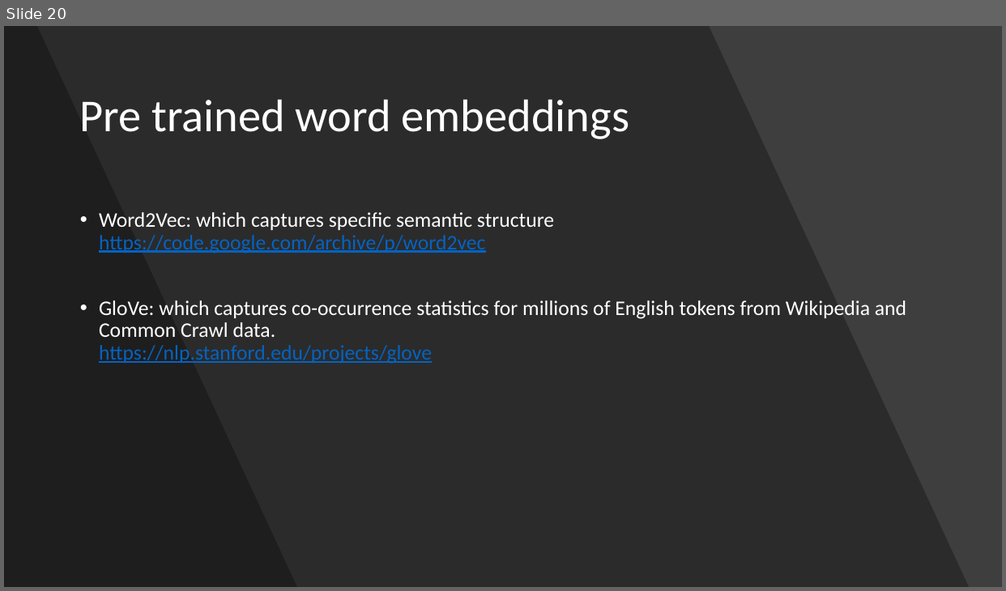
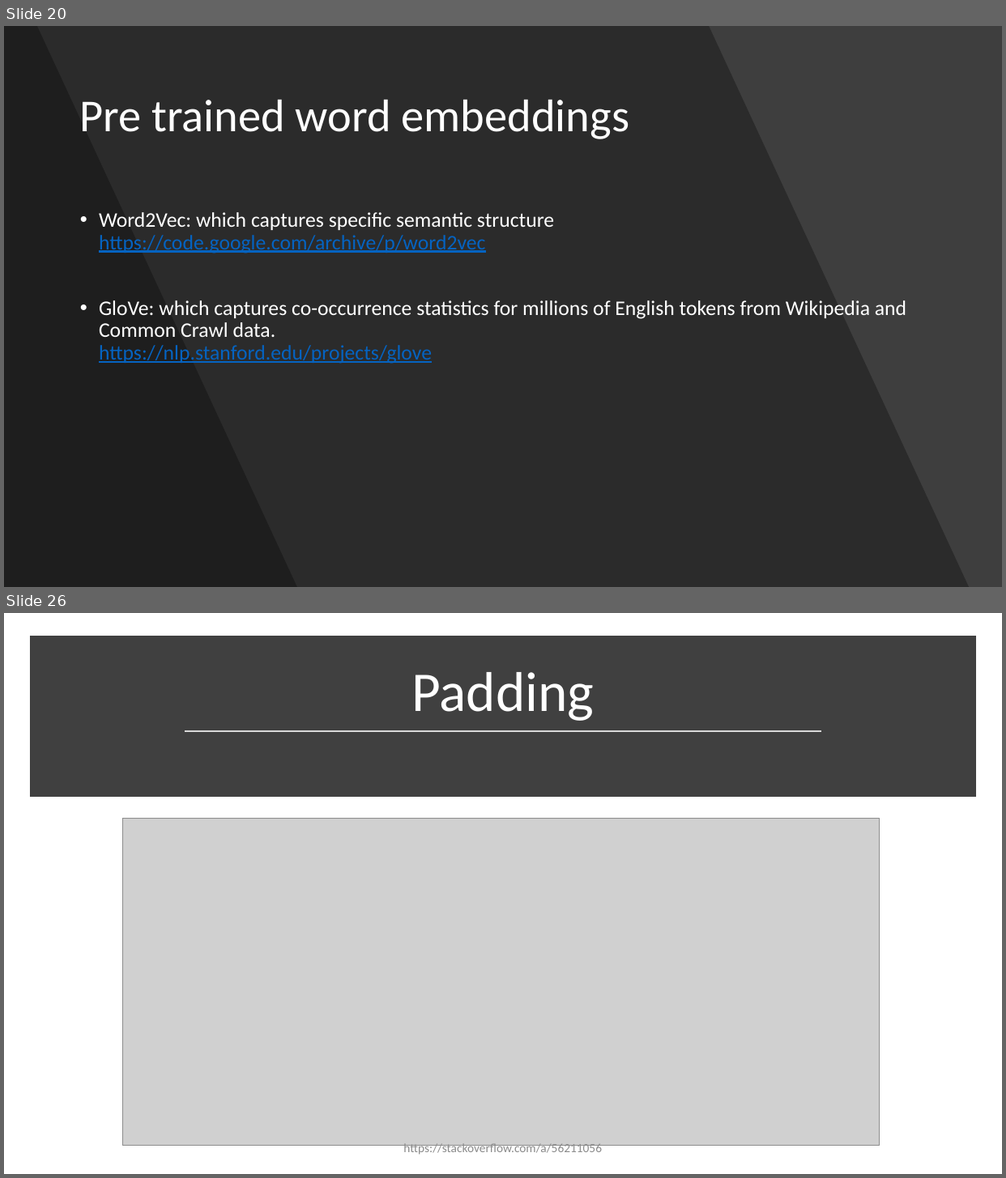
Before and after one commit to ravikg/deep-learning-nlp-kaggle-toxic-comment, a slide deck: ppt/workshop.pptx. Shown one above the other, each under a label of ours: slide 20 before the commit, slides 20 and 26 after it; the slides between them are not shown. The pictures are 1006x591 and 1006x1178 pixels, drawn with LibreOffice and Linux fonts; fonts in the diff are those of the drawing; grey boxes stand for pictures. Boxes give left, top, right and bottom in pixels: in the first picture for what was removed or moved away, otherwise in the second. Text is boxed around its words. In the diff, an @@ line names an element or a change of style, - is before the commit and + after.

```diff
--- a/ppt/workshop.pptx
+++ b/ppt/workshop.pptx
@@ slide 26 added at [4, 613, 1002, 1174], background #FFFFFF @@
@@ rectangle added at [35, 641, 971, 793], fill #404040, outline #404040 10 pt @@
@@ title added at [411, 672, 594, 721], 54 pt, text #FFFFFF @@
+Padding
@@ line added from (185, 731) to (821, 731), #D9D9D9 1.75 pt @@
@@ picture added at [122, 818, 879, 1145] @@
@@ text added at [403, 1144, 602, 1154], 12 pt, text #8C8C8C @@
+https://stackoverflow.com/a/56211056
```
Also in this commit, not shown: 2 slides changed, 31 other slides added, 1 slide removed, 4 other files.
